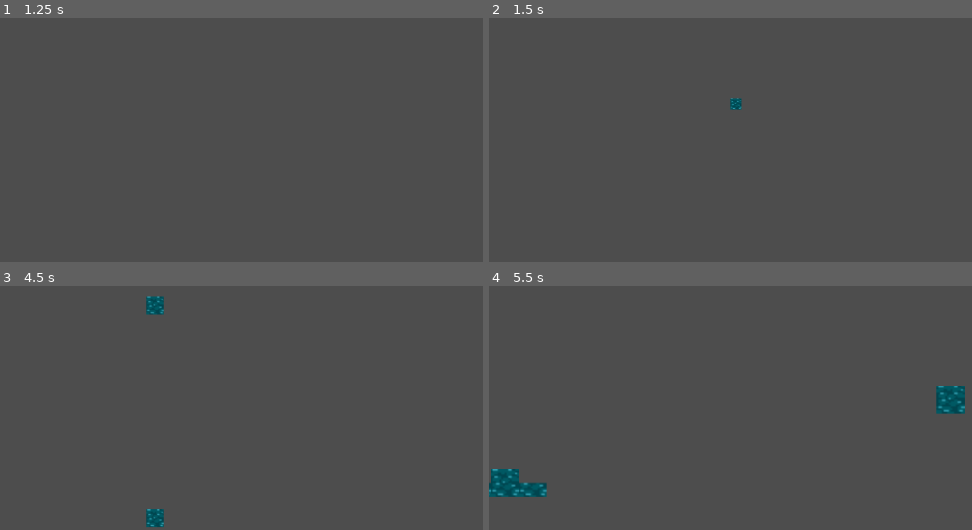
Above: before the commit, frames 1-4 (two rows, left to right).
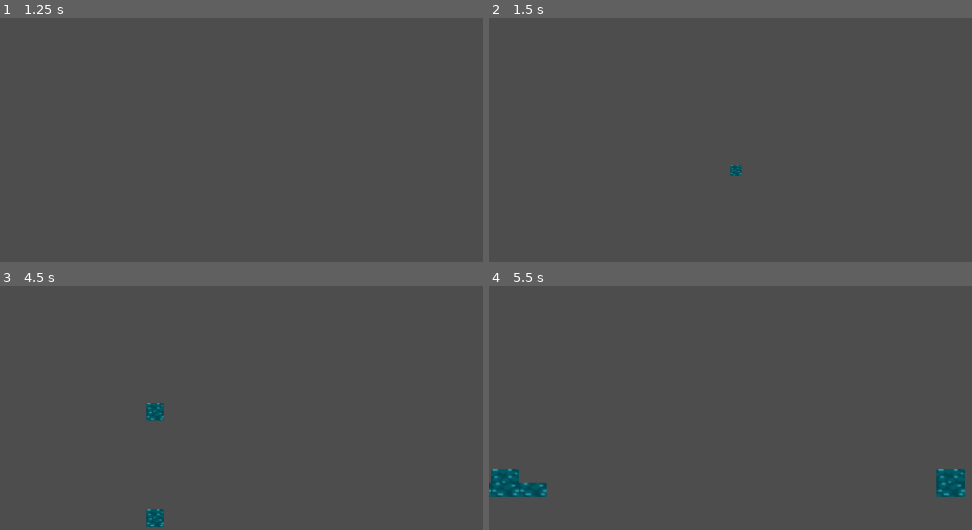
Above: after the commit, the same moments.

Repository: ValentinBirth/Korallenwachstum
Game: Godot game, scene res://main.tscn
Two runs of this game, one before a commit and one after it. Both use one fixed random seed, a clock stepped at 60 frames per second and the inputs below.
Inputs (mouse positions are in pixels of both pictures, inside the frame that each line leads up to):
- Up to frame 1 (1.25 s): tap Enter at 0.5 s; move the mouse to (outside the picture) at 0.52 s; hold Right (ui_right) from 0.53 s (still down); click (outside the picture) at 0.6 s
- Up to frame 2 (1.5 s): release Right (ui_right) at 1.25 s; tap Space at 1.25 s; drag from (730, 59) to (846, 127) at 1.27 s
- Up to frame 3 (4.5 s): tap Enter at 2 s; move the mouse to (outside the picture) at 2.02 s; hold Right (ui_right) 2.03-2.75 s; tap Mouse wheel up (zoom_in) at 2.1 s; drag from (357, 395) to (outside the picture) at 2.77 s; tap Space at 3.5 s; move the mouse to (outside the picture) at 3.52 s; hold Left (ui_left) 3.53-4.25 s; click (outside the picture) at 3.6 s; drag from (outside the picture) to (outside the picture) at 4.27 s
- Up to frame 4 (5.5 s): move the mouse to (928, 305) at 5.02 s; hold Down (ui_down) from 5.03 s (still down); tap Mouse wheel up (zoom_in) at 5.1 s; click (928, 305) at 5.17 s

Frame 1 is identical in both runs. In frame 2, 0.2% of the frame differs, in the area x 49-53%, y 32-65%; in frame 3, 0.6%; in frame 4, 1.4%, in the area x 92-99%, y 40-87%.

Commit message:
Salzdiffusion erfolgt nur bei Zellen mit Wasser. Wenn sich Wasser bewegt nimmt es den korrekten Anteil an Salz mit

Diff:
--- a/WaterSimulation.gd
+++ b/WaterSimulation.gd
@@ -65,28 +65,42 @@
 	var water_amount = grid[y][x]
 	if water_amount <= 0:
 		return
-	# Wasser fließt nach unten
+
+	# Move down if possible
 	if y + 1 < GRID_HEIGHT and grid[y + 1][x] < 1.0:
 		var flow = min(water_amount, 1.0 - grid[y + 1][x])
+		var salt_flow = salt_grid[y][x] * (flow / water_amount)
 		next_grid[y][x] -= flow
 		next_grid[y + 1][x] += flow
-	# Wasser fließt seitwärts
+		next_salt_grid[y][x] -= salt_flow
+		next_salt_grid[y + 1][x] += salt_flow
+	# Move sideways if blocked
 	elif y + 1 < GRID_HEIGHT:
 		var move_left = x > 0 and grid[y][x - 1] < 1.0
 		var move_right = x < GRID_WIDTH - 1 and grid[y][x + 1] < 1.0
 		if move_left and move_right:
 			var flow = water_amount / 2.0
+			var salt_flow = salt_grid[y][x] * (flow / water_amount)
 			next_grid[y][x] -= flow
 			next_grid[y][x - 1] += flow / 2
 			next_grid[y][x + 1] += flow / 2
+			next_salt_grid[y][x] -= salt_flow
+			next_salt_grid[y][x - 1] += salt_flow / 2
+			next_salt_grid[y][x + 1] += salt_flow / 2
 		elif move_left:
 			var flow = min(water_amount, 1.0 - grid[y][x - 1])
+			var salt_flow = salt_grid[y][x] * (flow / water_amount)
 			next_grid[y][x] -= flow
 			next_grid[y][x - 1] += flow
+			next_salt_grid[y][x] -= salt_flow
+			next_salt_grid[y][x - 1] += salt_flow
 		elif move_right:
 			var flow = min(water_amount, 1.0 - grid[y][x + 1])
+			var salt_flow = salt_grid[y][x] * (flow / water_amount)
 			next_grid[y][x] -= flow
 			next_grid[y][x + 1] += flow
+			next_salt_grid[y][x] -= salt_flow
+			next_salt_grid[y][x + 1] += salt_flow
 
 func diffuse_salt(x: int, y: int):
 	var salt_amount = salt_grid[y][x]
@@ -94,14 +108,17 @@
 		return
 
 	var neighbors = []
-	if x > 0:
+	if x > 0 and grid[y][x - 1] > 0:
 		neighbors.append(Vector2(x - 1, y))
-	if x < GRID_WIDTH - 1:
+	if x < GRID_WIDTH - 1 and grid[y][x + 1] > 0:
 		neighbors.append(Vector2(x + 1, y))
-	if y > 0:
+	if y > 0 and grid[y - 1][x] > 0:
 		neighbors.append(Vector2(x, y - 1))
-	if y < GRID_HEIGHT - 1:
+	if y < GRID_HEIGHT - 1 and grid[y + 1][x] > 0:
 		neighbors.append(Vector2(x, y + 1))
+
+	if neighbors.size() == 0:
+		return
 
 	var diffusion_amount = salt_amount * DIFFUSION_RATE / neighbors.size()
 
--- a/main.gd
+++ b/main.gd
@@ -16,7 +16,7 @@
 const GRID_HEIGHT: int = 30
 
 # Zeitsteuerung
-var step_time: float = 0.05
+var step_time: float = 0.01
 var time_since_last_step: float = 0.0
 
 func _ready():
Not shown: 1 places in main.tscn that only renumber resources
Not shown: 1 places in watertiles_v3.tres that only renumber resources
